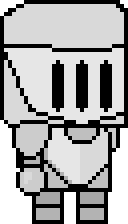
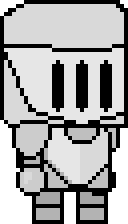
Layered file, before and after one edit (128 x 224). Changes by layer:
added group "Back Arm" with 3 layers above "Feet" over [92, 128, 116, 196]
moved "Back ShoulderPiece" into group "Back Arm", painted on it over [108, 128, 116, 148]
added layer "Back Hand" in group "Back Arm" over [92, 172, 116, 196]
